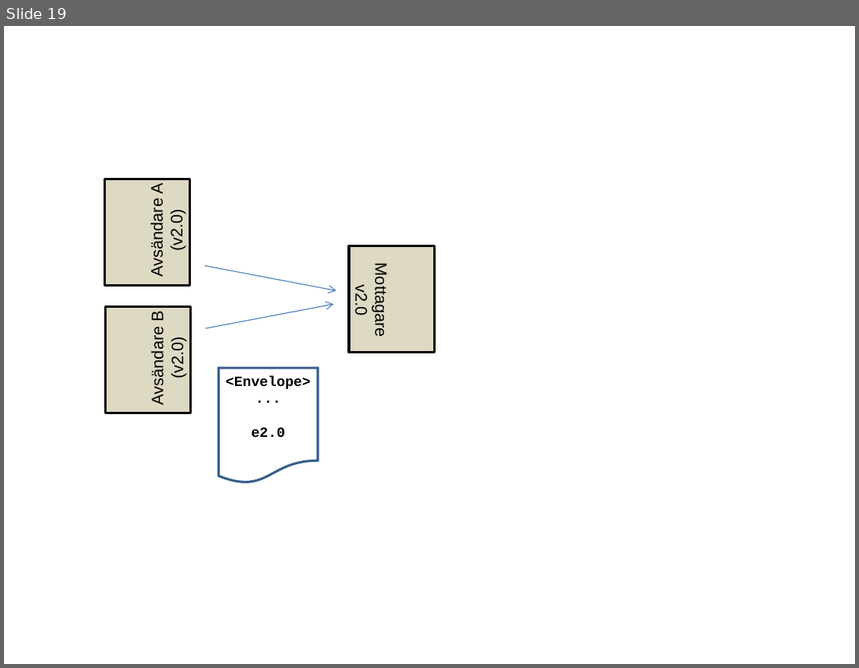
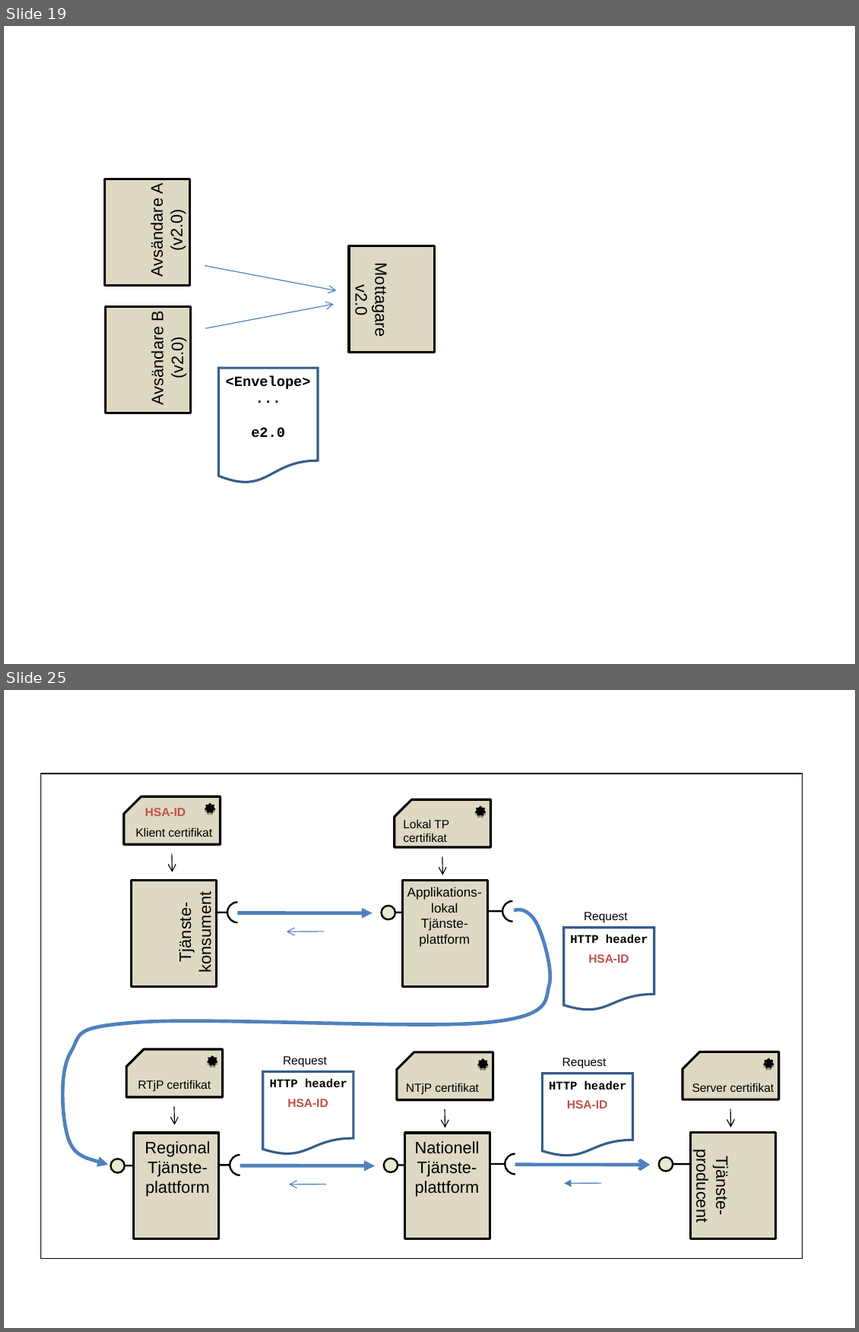
Before and after one commit to admstar/rivta, a slide deck: Profile/trunk/Documents/arbetsdokument/RIV-forvaltning, Illustrationer.ppt. Shown one above the other, each under a label of ours: slide 19 before the commit, slides 19 and 25 after it; the slides between them are not shown. The pictures are 859x668 and 859x1332 pixels, drawn with LibreOffice and Linux fonts; fonts in the diff are those of the drawing. Boxes give left, top, right and bottom in pixels: in the first picture for what was removed or moved away, otherwise in the second. Text is boxed around its words. In the diff, an @@ line names an element or a change of style, - is before the commit and + after.

```diff
--- a/Profile/trunk/Documents/arbetsdokument/RIV-forvaltning, Illustrationer.ppt
+++ b/Profile/trunk/Documents/arbetsdokument/RIV-forvaltning, Illustrationer.ppt
@@ slide 25 added at (x1=4, y1=690, x2=855, y2=1328), background #FFFFFF @@
@@ group added at (x1=40, y1=774, x2=803, y2=1258): 20 texts, 19 freeform shapes, 11 arrows, 8 lines, 6 rectangles, 4 ellipses, 3 flow chart documents @@
+Regional
+Tjänste-
+plattform
+Nationell
+Tjänste-
+plattform
+RTjP certifikat
+NTjP certifikat
+Tjänste-
+producent
+Server certifikat
+Request
+HTTP header
+HSA-ID
+Tjänste-
+konsument
+Applikations-
+lokal
+Tjänste-
+plattform
+Klient certifikat
+Lokal TP
+certifikat
+HSA-ID
+Request
+HTTP header
+HSA-ID
+Request
+HTTP header
+HSA-ID
```
Also in this commit, not shown: 4 slides changed, 6 other slides added.
